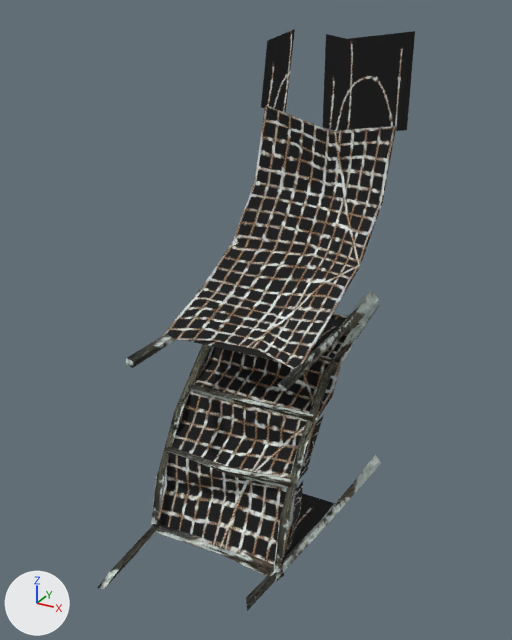
What one commit did to the OBJ model sceneobjs/zhanchang_fuben_192/building/zhanchang_fuben_192_building_yc_yw03.obj.
Before and after are seen from a 50 mm lens placed at (190.0, -431.0, 171.0), pointed at (5.0, -95.0, 3.0). Arrows for +X, +Y and +Z are at lower left; the lights stay in place. Where no turn or scale is listed for an object, it has been applied to the vertices. Vertices at the same position are counted once.

The first picture shows 'zhanchang_fuben_192_building_yc_yw03'.
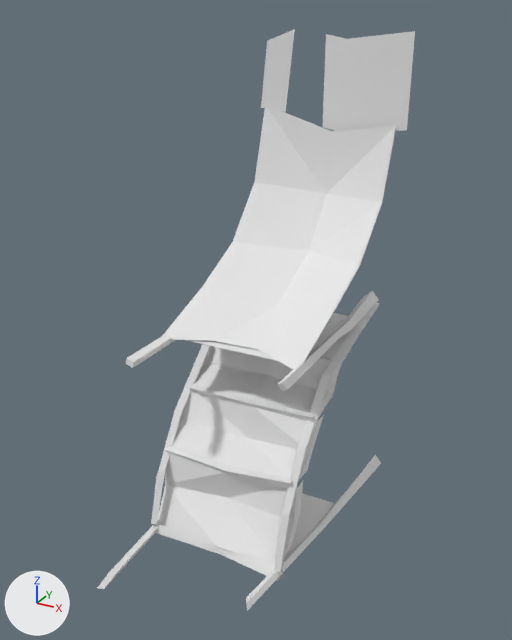
Changed parts and their boxes (x1, y1, x2, y2) in the pictures (512 x 640 px):
part 1 of me_zhanchang_fuben_192_building_yc_yw03, recoloured (grey to white)
    both: (158, 105, 396, 568)
part 2 of me_zhanchang_fuben_192_building_yc_yw03, recoloured (black to grey)
    both: (185, 29, 415, 557)
part 3 of me_zhanchang_fuben_192_building_yc_yw03, recoloured (grey to white)
    both: (97, 291, 381, 611)

What changed in the scene script:
```text
Add mat_material_2_1:
    mat_material_2_1 = principled_material('material_2')
    mat_material_2_1.base_color = (0.8, 0.8, 0.8)  # white #e7e7e7
    mat_material_2_1.roughness = 1.0
Add mat_material_1_1:
    mat_material_1_1 = principled_material('material_1')
    mat_material_1_1.base_color = (0.8, 0.8, 0.8)  # white #e7e7e7
    mat_material_1_1.roughness = 1.0
Add mat_material_3_1:
    mat_material_3_1 = principled_material('material_3')
    mat_material_3_1.base_color = (0.8, 0.8, 0.8)  # white #e7e7e7
    mat_material_3_1.roughness = 1.0
Change me_zhanchang_fuben_192_building_yc_yw03:
    where me_zhanchang_fuben_192_building_yc_yw03.from_pydata(...)  # 274 vertices, 332 faces; spans x -49.0..60.0, y -207.0..23.0, z -141.0..159.0
    used by ob_zhanchang_fuben_192_building_yc_yw03; location = (0.0, 0.0, 0.0)
    me_zhanchang_fuben_192_building_yc_yw03 part 1: all 90 faces that had it switch from mat_material_2 (picture img_zhanchang_fuben_192_building_yc_yw04_png) to mat_material_2_1 (white #e7e7e7)
    me_zhanchang_fuben_192_building_yc_yw03 part 2: all 38 faces that had it switch from mat_material_3 (picture img_zhanchang_fuben_192_building_yc_yw04_a_png) to mat_material_3_1 (white #e7e7e7)
    me_zhanchang_fuben_192_building_yc_yw03 part 3: all 204 faces that had it switch from mat_material_1 (picture img_beioujiweijing22_common_muchuan_01_png) to mat_material_1_1 (white #e7e7e7)
```
